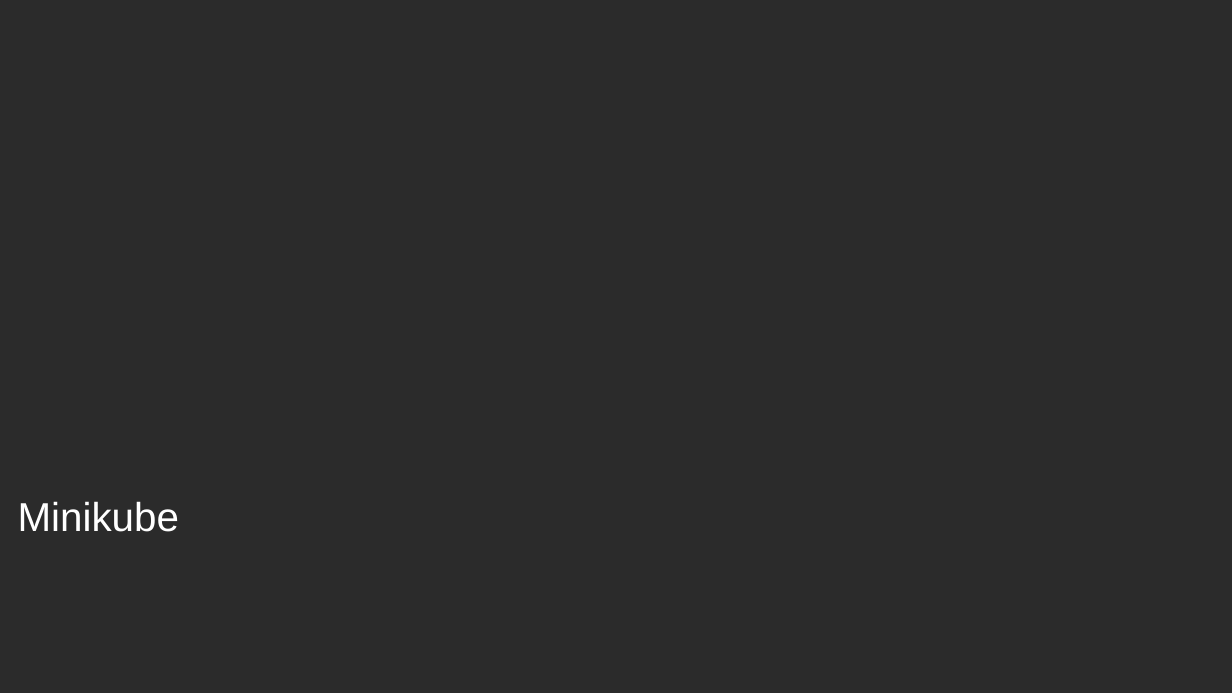
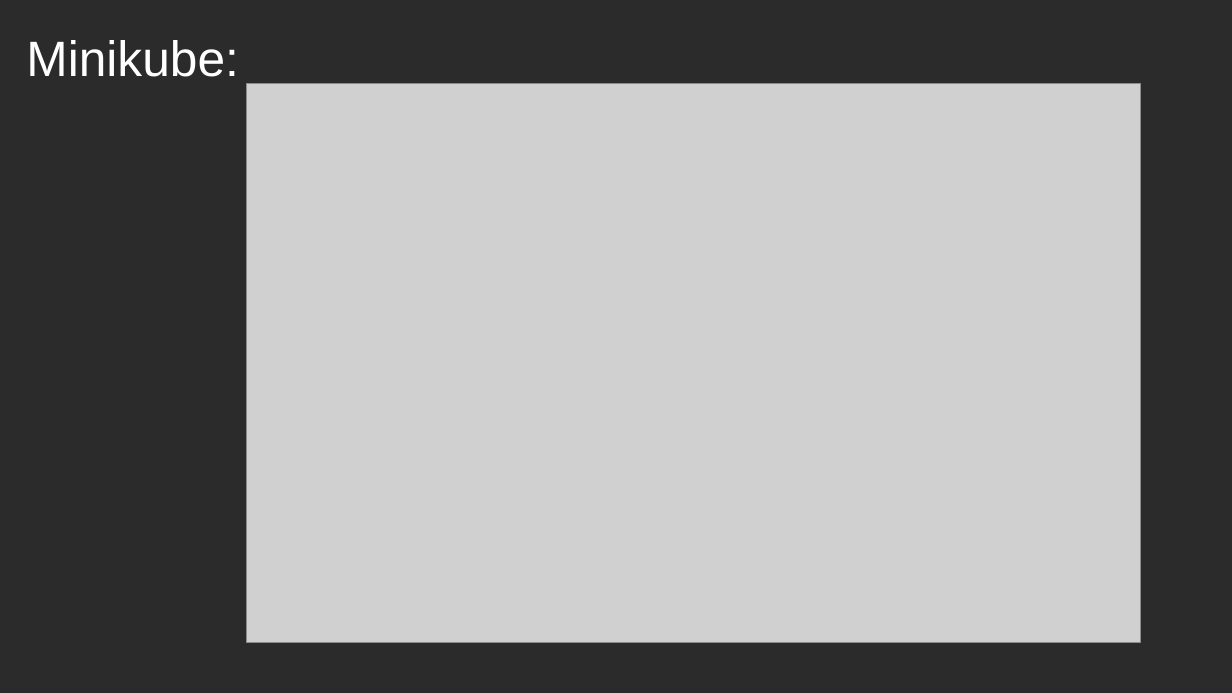
Before and after one commit to celsonery/kubernetes-docs, a slide deck: slide 23 of apresentacao/apresentacao.odp. Drawn at 1232x693 pixels with LibreOffice and Linux fonts; fonts in the diff are those of the drawing; grey boxes stand for pictures; background and template pictures are left out; a plain dark background stands for a picture behind light text. Boxes give left, top, right and bottom in pixels: in the first picture for what was removed or moved away, otherwise in the second. Text is boxed around its words. In the diff, an @@ line names an element or a change of style, - is before the commit and + after.

```diff
--- a/apresentacao/apresentacao.odp
+++ b/apresentacao/apresentacao.odp
@@ text "Minikube:" at box(26, 40, 238, 77): vertical alignment middle to top @@
@@ text at box(26, 40, 238, 77): text changed; size 26 to 32 pt @@
-Minikube
+Minikube:
@@ picture added at box(246, 84, 1140, 643) @@
```
Also in this commit, not shown: 14 other slides changed, 3 slides added, 3 slides removed, 9 other files.
